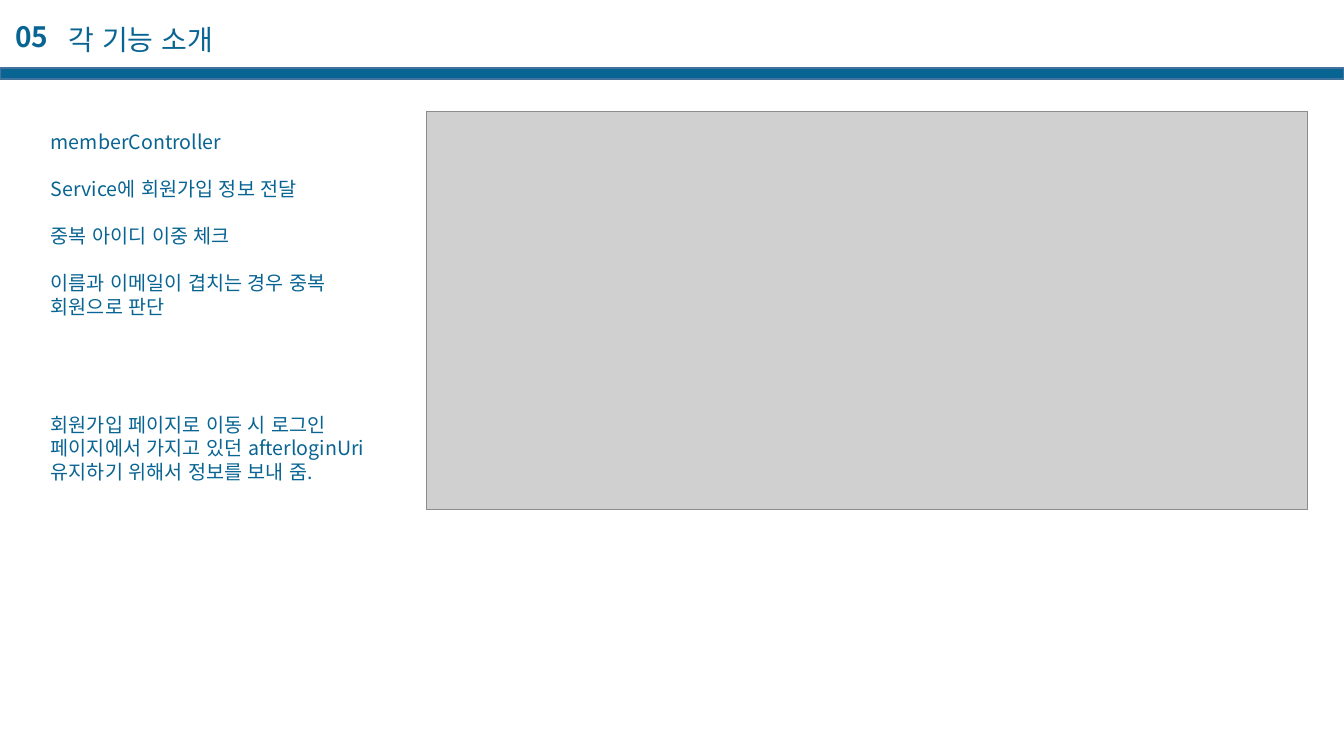
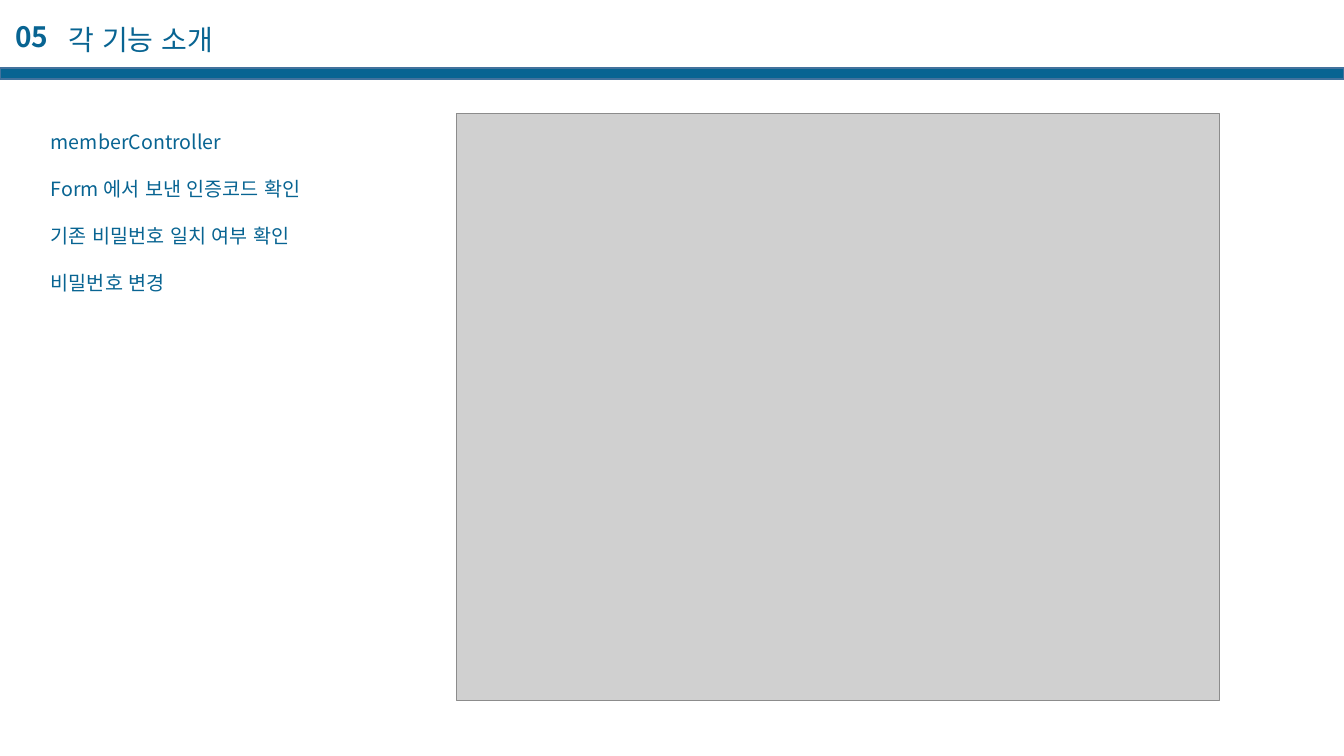
Before and after one commit to casatoo/EducationManager, a slide deck: slide 46 of 프로젝트 기술서.pptx. Drawn at 1344x756 pixels with LibreOffice and Linux fonts; fonts in the diff are those of the drawing; grey boxes stand for pictures. Boxes give left, top, right and bottom in pixels: in the first picture for what was removed or moved away, otherwise in the second. Text is boxed around its words. In the diff, an @@ line names an element or a change of style, - is before the commit and + after.

Commit message:
기술서 업데이트, 코드 정리

```diff
--- a/프로젝트 기술서.pptx
+++ b/프로젝트 기술서.pptx
@@ picture: place and size @@
-picture at [426,112,1308,510]
+picture at [456,114,1219,701]
@@ text at [51,179,300,292]: text changed @@
-Service에 회원가입 정보 전달
-중복 아이디 이중 체크
-이름과 이메일이 겹치는 경우 중복 회원으로 판단
-회원가입 페이지로 이동 시 로그인 페이지에서 가지고 있던 afterloginUri 유지하기 위해서 정보를 보내 줌.
+Form 에서 보낸 인증코드 확인
+기존 비밀번호 일치 여부 확인
+비밀번호 변경
```
Also in this commit, not shown: 4 other slides changed, 23 slides added, 2 slides removed, 8 other files.
